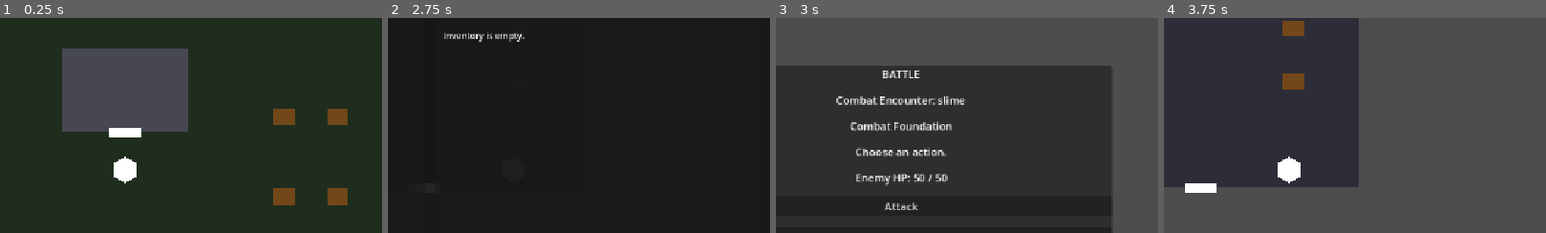
Above: before the commit, frames 1-4 (left to right).
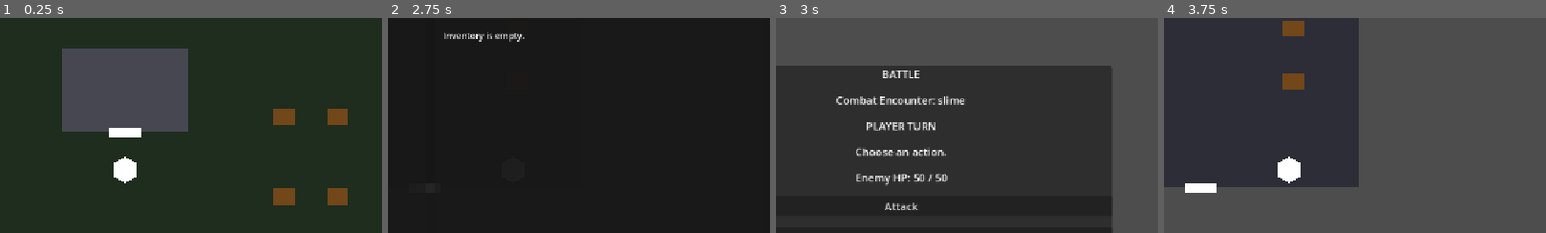
Above: after the commit, the same moments.

Repository: salexume94-pixel/Scripts
Game: Godot game, scene res://scenes/World.tscn
Two runs of this game, one before a commit and one after it. Both use one fixed random seed, a clock stepped at 60 frames per second and the inputs below.
Inputs:
- Up to frame 1 (0.25 s): no input
- Up to frame 2 (2.75 s): tap Enter at 0.5 s; hold Right (ui_right) 0.53-1.28 s; tap E at 0.6 s; hold Down (ui_down) 1.28-2 s; tap I at 1.35 s; click "Test Damage (-25 HP)" at 2 s
- Up to frame 3 (3 s): click "Test Battle (Slime)" at 2.75 s
- Up to frame 4 (3.75 s): click "Run" at 3.5 s
The pictures show only the part of the screen within x 34-84%, y 15-65%; the shares and areas given below are measured in that part.

Frames 1-2 are identical in both runs. In frame 3, 0.8% of the frame differs, in the area x 19-46%, y 48-53%; in frame 4, nothing differs.

Commit message:
Display Press Turn combat state

Diff:
--- a/combat/battle.gd
+++ b/combat/battle.gd
@@ -1,96 +1,92 @@
 extends Control
-## Presents the first placeholder Battle scene for the combat foundation.
+## Presents Battle state and forwards player input to CombatManager.
 ##
-## This script is intentionally limited to combat presentation and the basic
-## Battle-scene lifecycle. It does not calculate damage, store enemy stats, or
-## decide combat actions. Those responsibilities will be added in later
-## Combat Foundation steps.
-##
-## CombatManager owns the active combat state and handles entering/leaving the
-## Battle scene.
+## CombatManager owns Press Turns and combat rules. This script only presents
+## their current state and handles Battle button input.
 
 func _ready() -> void:
-	# Connect to CombatManager so the Battle UI refreshes whenever combat state
-	# changes, then populate the initial screen from the active encounter.
 	CombatManager.player_attack_performed.connect(_on_player_attack_performed)
+	CombatManager.player_press_turns_changed.connect(_on_press_turns_changed)
+	CombatManager.enemy_turn_started.connect(_on_enemy_turn_started)
 	_update_display()
 	_update_enemy_hp_display()
+	_update_press_turn_display()
 	_update_combat_controls()
 
-
-func _on_player_attack_performed(attack_value: int) -> void:
-	# CombatManager has already calculated and applied the attack damage.
-	# The Battle UI only presents the result and updates the available controls.
+func _on_player_attack_performed(_attack_value: int) -> void:
 	var action_label := get_node_or_null("CenterContainer/Panel/VBoxContainer/ActionLabel")
 	if action_label == null:
 		return
 	if CombatManager.is_victory():
 		action_label.text = "Enemy defeated!"
+	elif CombatManager.is_enemy_turn():
+		action_label.text = "Player attacks for %d damage. Enemy turn." % CombatManager.get_last_damage()
 	else:
 		action_label.text = "Player attacks for %d damage." % CombatManager.get_last_damage()
 	_update_enemy_hp_display()
+	_update_press_turn_display()
 	_update_combat_controls()
 
+func _on_press_turns_changed(_remaining: float) -> void:
+	_update_press_turn_display()
+	_update_combat_controls()
+
+func _on_enemy_turn_started() -> void:
+	var action_label := get_node_or_null("CenterContainer/Panel/VBoxContainer/ActionLabel")
+	if action_label != null:
+		action_label.text = "Player turn complete. Enemy turn."
+	_update_combat_controls()
 
 func _update_enemy_hp_display() -> void:
-	# Display the current enemy HP supplied by CombatManager.
 	var hp_label := get_node_or_null("CenterContainer/Panel/VBoxContainer/EnemyHPLabel")
 	if hp_label == null:
 		return
-	hp_label.text = "Enemy HP: %d / %d" % [
-		CombatManager.get_enemy_hp(),
-		CombatManager.get_enemy_max_hp(),
-	]
+	hp_label.text = "Enemy HP: %d / %d" % [CombatManager.get_enemy_hp(), CombatManager.get_enemy_max_hp()]
 
+func _update_press_turn_display() -> void:
+	var label := get_node_or_null("CenterContainer/Panel/VBoxContainer/PressTurnLabel")
+	if label == null:
+		return
+	var remaining := CombatManager.get_player_press_turns_remaining()
+	var full_turns := int(floor(remaining))
+	var half_turn := is_equal_approx(remaining - float(full_turns), 0.5)
+	var symbols := ""
+	for i in range(full_turns):
+		symbols += "● "
+	if half_turn:
+		symbols += "◐ "
+	label.text = "Press Turns: " + symbols.strip_edges()
 
 func _update_combat_controls() -> void:
-	# Attack remains available during combat. When the enemy reaches zero HP,
-	# the encounter is resolved as Victory and the player receives a return path.
 	var attack_button := get_node_or_null("CenterContainer/Panel/VBoxContainer/AttackButton") as Button
 	var run_button := get_node_or_null("CenterContainer/Panel/VBoxContainer/RunButton") as Button
 	var victory_button := get_node_or_null("CenterContainer/Panel/VBoxContainer/VictoryButton") as Button
 	var state_label := get_node_or_null("CenterContainer/Panel/VBoxContainer/StateLabel")
-
 	if attack_button == null or run_button == null or victory_button == null:
 		return
-
 	var victory := CombatManager.is_victory()
-	attack_button.disabled = victory
-	run_button.visible = not victory
+	var player_turn := CombatManager.is_player_turn()
+	attack_button.disabled = victory or not player_turn
+	run_button.visible = not victory and player_turn
 	victory_button.visible = victory
-
 	if state_label != null:
-		state_label.text = "VICTORY" if victory else "Combat Foundation"
-
+		if victory:
+			state_label.text = "VICTORY"
+		elif CombatManager.is_enemy_turn():
+			state_label.text = "ENEMY TURN"
+		else:
+			state_label.text = "PLAYER TURN"
 
 func _on_attack_pressed() -> void:
-	# Ask CombatManager to perform the combat action. The Battle UI does not
-	# calculate or modify combat values itself.
 	CombatManager.player_attack()
-
-
 func _on_run_pressed() -> void:
-	# Run immediately ends the active encounter and returns the Player to the
-	# scene and position recorded before entering Battle.
+	CombatManager.end_combat()
+func _on_victory_pressed() -> void:
 	CombatManager.end_combat()
 
-
-func _on_victory_pressed() -> void:
-	# Victory currently returns to the originating World scene. Rewards will be
-	# added later by the progression and loot systems.
-	CombatManager.end_combat()
-
-
 func _update_display() -> void:
-	# The first combat step only needs enough presentation to prove that the
-	# combat state reached the Battle scene. Future steps will replace this
-	# placeholder with real combat controls and combat information.
-	var encounter_label := get_node_or_null("CenterContainer/Panel/VBoxContainer/EncounterLabel")
-	if encounter_label == null:
+	var label := get_node_or_null("CenterContainer/Panel/VBoxContainer/EncounterLabel")
+	if label == null:
 		return
-
 	var enemy_id: String = CombatManager.get_active_enemy_id()
-	if enemy_id.is_empty():
-		enemy_id = "Unknown"
-
-	encounter_label.text = "Combat Encounter: %s" % enemy_id
+	label.text = "Combat Encounter: %s" % (enemy_id if not enemy_id.is_empty() else "Unknown")
